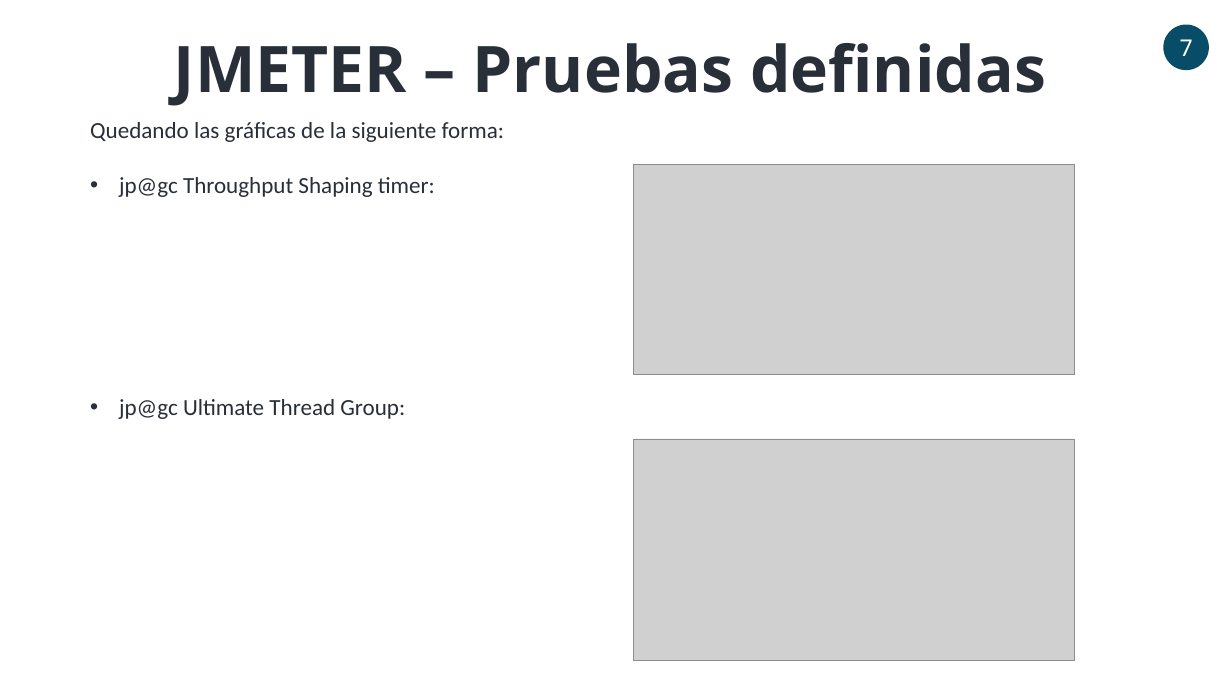
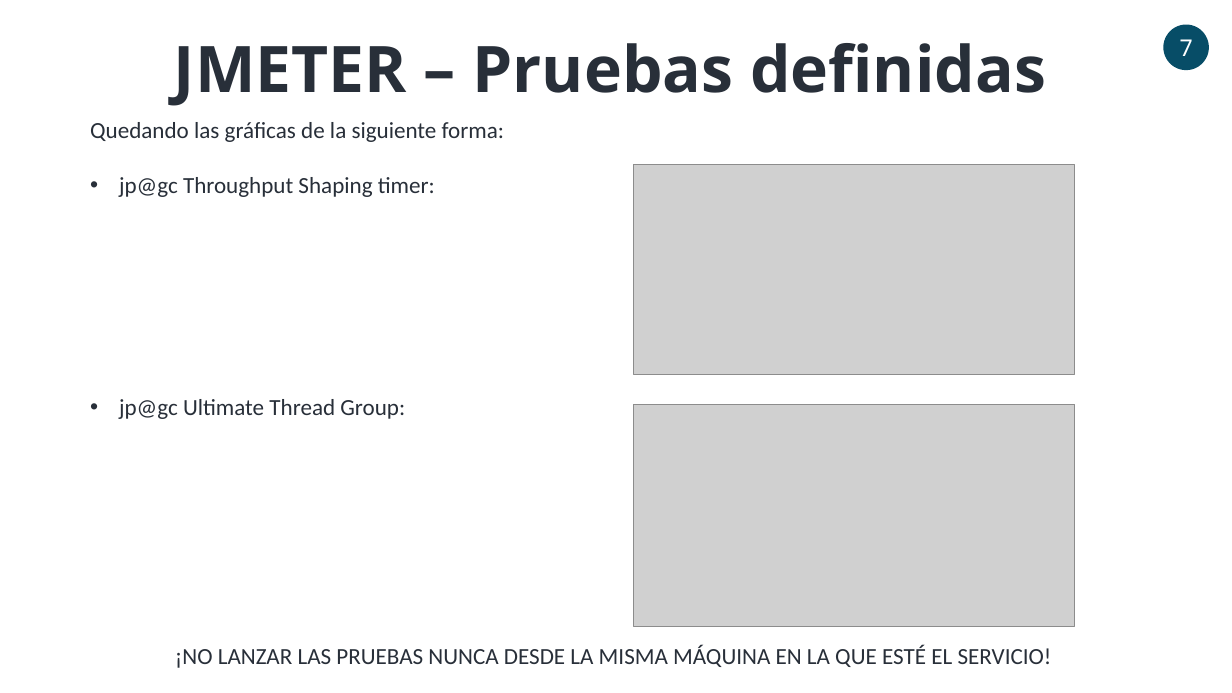
Before and after one commit to dmcisneros/formacion_lug_pruebas_carga, a slide deck: slide 7 of ppt/slides.pptx. Drawn at 1232x693 pixels with LibreOffice and Linux fonts; fonts in the diff are those of the drawing; grey boxes stand for pictures. Boxes give left, top, right and bottom in pixels: in the first picture for what was removed or moved away, otherwise in the second. Text is boxed around its words. In the diff, an @@ line names an element or a change of style, - is before the commit and + after.

```diff
--- a/ppt/slides.pptx
+++ b/ppt/slides.pptx
@@ picture: place and size @@
-picture at [634, 439, 1076, 661]
+picture at [633, 404, 1075, 626]
@@ text added at [175, 645, 1052, 668], 18 pt, text #282F39 @@
+¡NO LANZAR LAS PRUEBAS NUNCA DESDE LA MISMA MÁQUINA EN LA QUE ESTÉ EL SERVICIO!
```
Also in this commit, not shown: 2 other slides changed.
